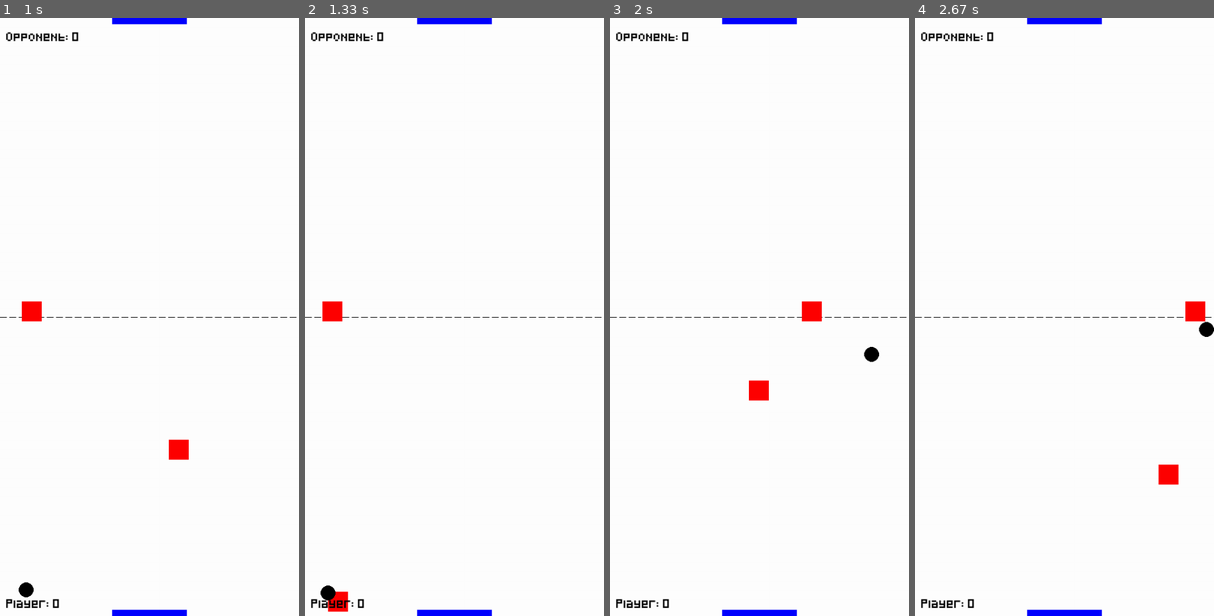
Above: before the commit, frames 1-4 (left to right).
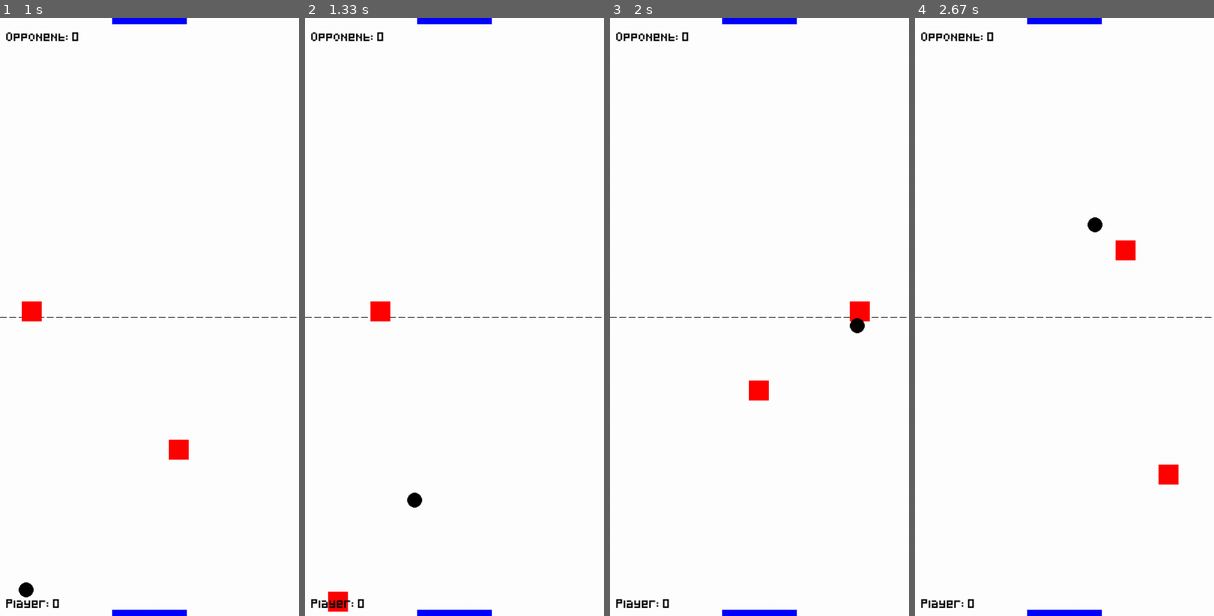
Above: after the commit, the same moments.

Repository: nintanuki/pygame-air-hockey
Game: pygame game, started from main.py
Same seed, same stepped clock (60 frames per second), same inputs: the game is played once before the commit and once after it.
Inputs (mouse positions are in pixels of both pictures, inside the frame that each line leads up to):
- Up to frame 1 (1 s): click "Player: 0" at 0.38 s; click (179, 448) at 0.72 s
- Up to frame 2 (1.33 s): click "Player: 0" at 1.05 s
- Up to frame 3 (2 s): click (687, 197) at 1.38 s; click (759, 388) at 1.72 s
- Up to frame 4 (2.67 s): click (1142, 412) at 2.08 s; click (1169, 472) at 2.55 s

Frame 1 is identical in both runs. In frame 2, 0.7% of the frame differs, in the area x 5-40%, y 47-98%; in frame 3, 0.7%; in frame 4, 0.7%, in the area x 57-100%, y 33-54%.

Commit message:
Update puck movement

Diff:
--- a/main.py
+++ b/main.py
@@ -38,6 +38,9 @@
         # Used later to prevent the puck from getting "stuck" in the opponent (it does not work)
         self.collision_cooldown = 0
 
+        self.player_velocity = [0, 0]  # Track player paddle velocity (x, y)
+        self.prev_player_pos = self.player.center  # Store the previous position
+
     def puck_movement(self):
         """Move the puck and handles collisions."""
         self.puck.x += self.puck_speed_x
@@ -51,8 +54,17 @@
 
         # Handling collisions with the player
         if self.puck.colliderect(self.player):
-            self.puck_speed_x *= -1
-            self.puck_speed_y *= -1
+            # Calculate relative hit position (how far from the paddle's center)
+            relative_x = (self.puck.centerx - self.player.centerx) / (self.player.width / 2)
+            relative_y = (self.puck.centery - self.player.centery) / (self.player.height / 2)
+
+            # Use relative position to adjust puck's direction
+            self.puck_speed_x = relative_x * INITIAL_PUCK_SPEED  # X speed proportional to hit position
+            self.puck_speed_y = relative_y * INITIAL_PUCK_SPEED  # Y speed proportional to hit position
+
+            # Add paddle's velocity influence
+            self.puck_speed_x += self.player_velocity[0] * 0.5
+            self.puck_speed_y += self.player_velocity[1] * 0.5
             self.increase_speed()
 
         # Handling collisions with opponent
@@ -180,6 +192,13 @@
             if self.collision_cooldown > 0:
                 self.collision_cooldown -= 1
 
+            # Calculate player velocity
+            self.player_velocity = [
+                self.player.centerx - self.prev_player_pos[0],
+                self.player.centery - self.prev_player_pos[1],
+            ]
+            self.prev_player_pos = self.player.center
+
             # Game Logic
             self.puck_movement()
             self.opponent_movement()
